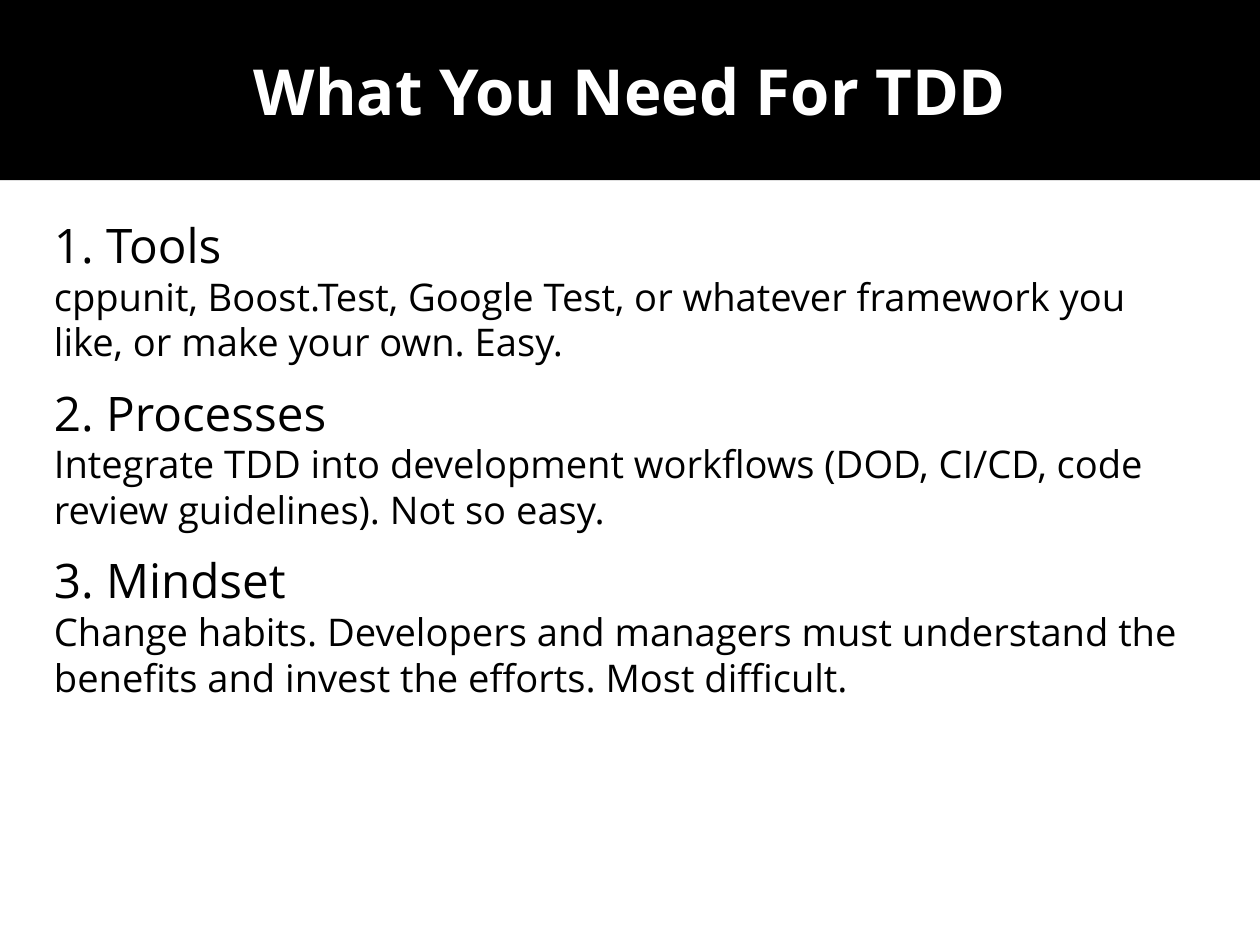
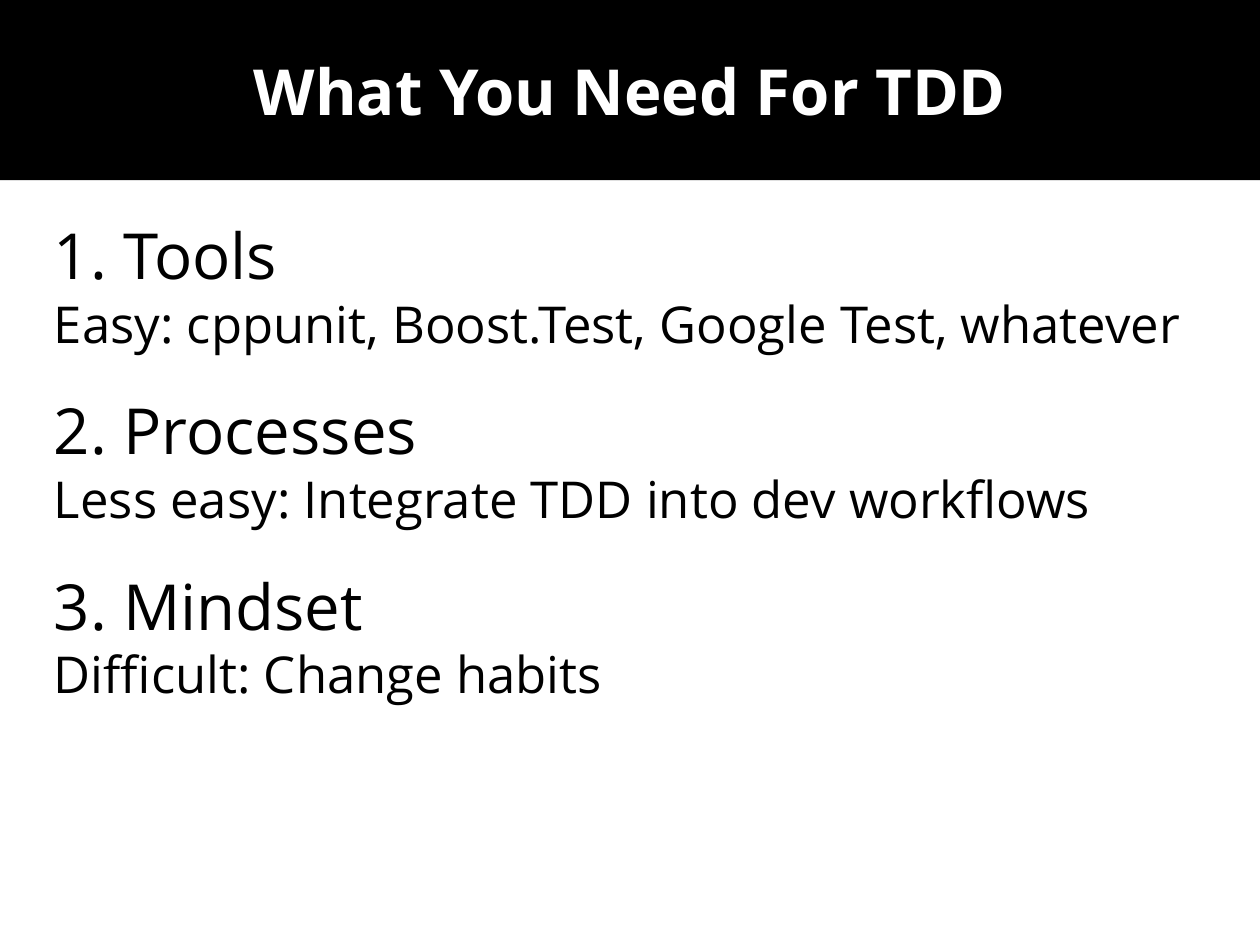
Before and after one commit to wolframroesler/Talks, a slide deck: slide 8 of tdd.odp. Drawn at 1260x945 pixels with LibreOffice and Linux fonts; fonts in the diff are those of the drawing. Boxes give left, top, right and bottom in pixels: in the first picture for what was removed or moved away, otherwise in the second. Text is boxed around its words. In the diff, an @@ line names an element or a change of style, - is before the commit and + after.

Commit message:
Dramatically shorten the text on the slides
This is a talk, not a blog post

```diff
--- a/tdd.odp
+++ b/tdd.odp
@@ text at box(54, 230, 417, 631): size 30 to 40 pt in "1. Tools", "2. Processes", "3. Mindset" @@
@@ text at box(54, 304, 1180, 356): text changed; size 24 to 32 pt @@
-cppunit, Boost.Test, Google Test, or whatever framework you like, or make your own. Easy.
+Easy: cppunit, Boost.Test, Google Test, whatever
@@ text at box(54, 479, 1090, 531): text changed; size 24 to 32 pt @@
-Integrate TDD into development workflows (DOD, CI/CD, code review guidelines). Not so easy.
+Less easy: Integrate TDD into dev workflows
@@ text at box(54, 654, 601, 706): text changed; size 24 to 32 pt @@
-Change habits. Developers and managers must understand the benefits and invest the efforts. Most difficult.
+Difficult: Change habits
```
Also in this commit, not shown: 13 other slides changed, 2 slides added.
